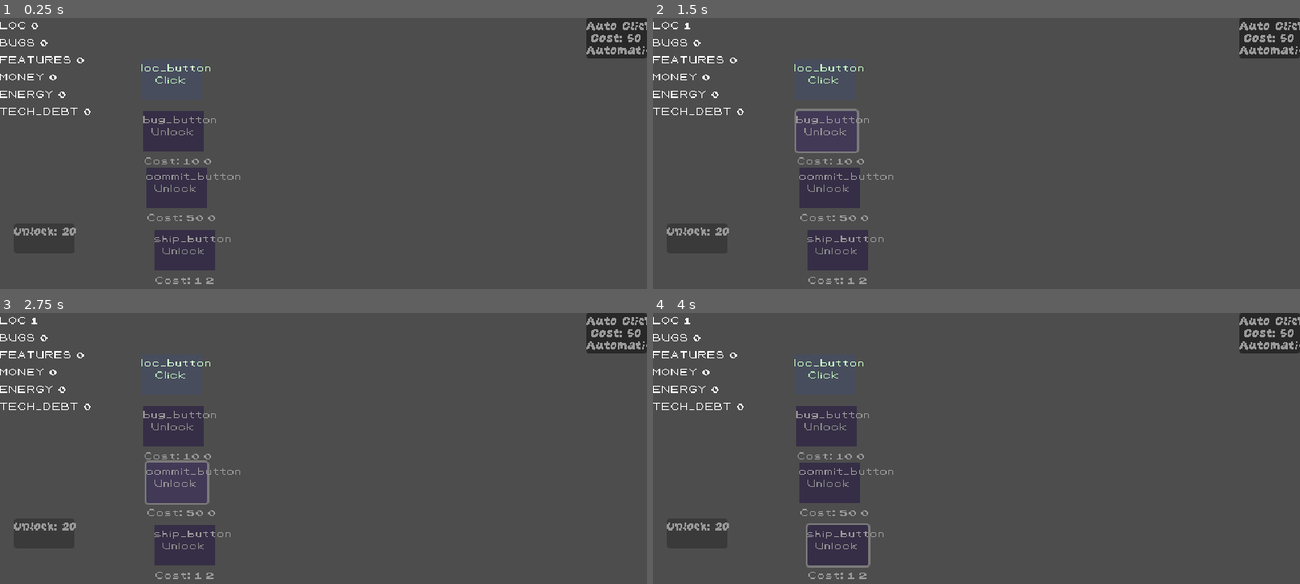
Above: before the commit, frames 1-4 (two rows, left to right).
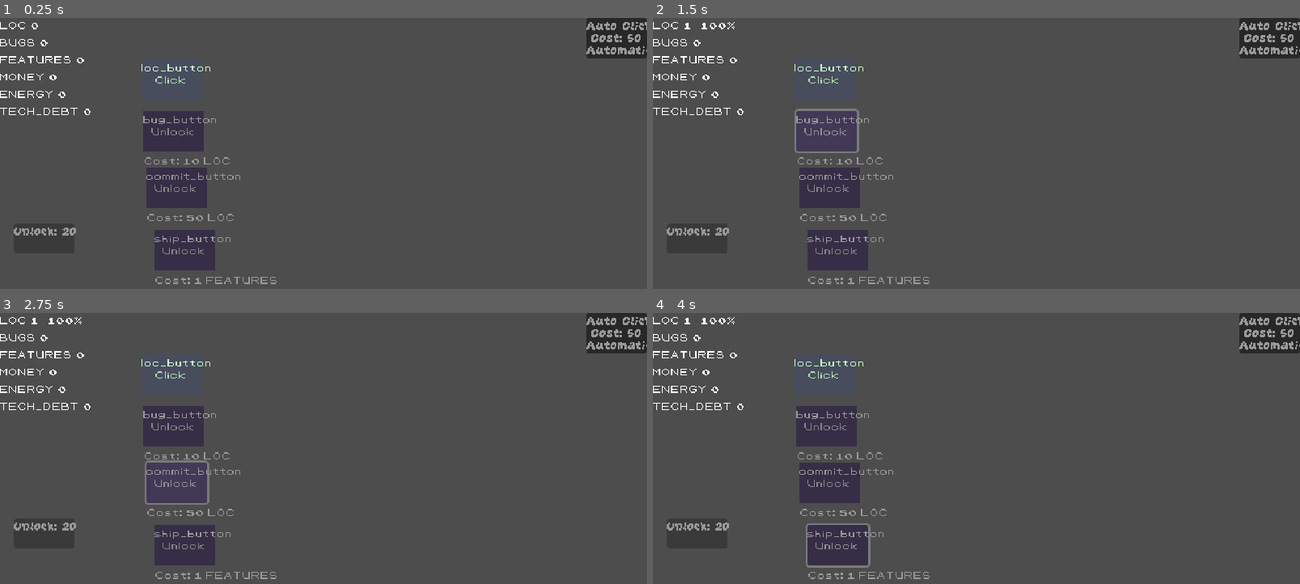
Above: after the commit, the same moments.

Repository: DenisLopata/idle_clicker_dev
Game: Godot game, scene res://scenes/levels/base_level.tscn
The game is run twice, just before and just after one commit, with the same random seed, the same clock (stepped at 60 frames per second) and the same inputs.
Inputs:
- Up to frame 1 (0.25 s): no input
- Up to frame 2 (1.5 s): click "Click" at 0.5 s; click "Unlock" at 1.25 s
- Up to frame 3 (2.75 s): click "Unlock" at 2 s
- Up to frame 4 (4 s): click "Unlock" at 2.75 s; click "Auto Clicker" at 3.5 s

The runs differ from the first frame. In frame 1, 0.2% of the frame differs, in the area x 31-43%, y 51-99%; in frame 2, 0.2%, in the area x 7-43%, y 1-99%; in frame 3, 0.2%; in frame 4, 0.2%.

Commit message:
Add rate and efficiency display to ResourceHUD
- ProductionSystem: Add rate tracking with rates_updated signal
- ProductionSystem: Track produced amounts per second
- ProductionSystem: Add get_bug_penalty() getter
- ResourceRow: Add set_rate() function to display +X.X/s
- ResourceHUD: Accept ProductionSystem and handle rate updates
- ResourceHUD: Display bug penalty as efficiency percentage on LOC row
- ActionButton: Fix resource type name display in cost label

🤖 Generated with [Claude Code](https://claude.ai/claude-code)

Co-Authored-By: Claude Opus 4.5 <noreply@anthropic.com>

Diff:
--- a/scenes/UI/resource_hud/resource_hud.gd
+++ b/scenes/UI/resource_hud/resource_hud.gd
@@ -7,10 +7,15 @@
 
 var _rows: Dictionary = {} # ResourceType -> ResourceRow
 var _game_state: GameState
+var _production_system: ProductionSystem
 
-func initialize(game_state: GameState) -> void:
+func initialize(game_state: GameState, production_system: ProductionSystem = null) -> void:
 	_game_state = game_state
 	_game_state.resource_changed.connect(_on_resource_changed)
+
+	if production_system:
+		_production_system = production_system
+		_production_system.rates_updated.connect(_on_rates_updated)
 
 	for rtype in ResourceTypes.ResourceType.values():
 		_create_row(rtype)
@@ -36,3 +41,14 @@
 		return
 
 	_rows[type].set_amount(new_value)
+
+func _on_rates_updated(rates: Dictionary) -> void:
+	# Update rates for each resource
+	for rtype in _rows.keys():
+		var rate = rates.get(rtype, 0.0)
+		_rows[rtype].set_rate(rate)
+
+	# Update efficiency (bug penalty) on LOC row
+	if _production_system and _rows.has(ResourceTypes.ResourceType.LOC):
+		var penalty = _production_system.get_bug_penalty()
+		_rows[ResourceTypes.ResourceType.LOC].set_efficiency(penalty)
--- a/scenes/UI/resource_hud/resource_row.gd
+++ b/scenes/UI/resource_hud/resource_row.gd
@@ -11,5 +11,11 @@
 func set_amount(value: float) -> void:
 	amount_label.text = str(int(value))
 
+func set_rate(value: float) -> void:
+	if value > 0:
+		rate_label.text = "+%.1f/s" % value
+	else:
+		rate_label.text = ""
+
 func set_efficiency(value: float) -> void:
 	efficiency_label.text = "%d%%" % int(value * 100)
--- a/scenes/components/action_button/action_button.gd
+++ b/scenes/components/action_button/action_button.gd
@@ -91,4 +91,5 @@
 
 func _update_cost_label() -> void:
 	if cost_label and not unlocked_action:
-		cost_label.text = "Cost: %d %s" % [unlock_cost, str(unlock_cost_type)]
+		var type_txt: String = ResourceTypes.ResourceType.keys()[unlock_cost_type]
+		cost_label.text = "Cost: %d %s" % [unlock_cost, str(type_txt)]
--- a/scenes/levels/base_level.gd
+++ b/scenes/levels/base_level.gd
@@ -30,7 +30,7 @@
 
 	production_system.initialize(GameState)
 
-	resource_hud.initialize(GameState)
+	resource_hud.initialize(GameState, production_system)
 
 func _on_resource_changed(_type: int, _new_value: float) -> void:
 	# Update UI, show all resources in a single label or dedicated labels
--- a/scripts/production_system/production_system.gd
+++ b/scripts/production_system/production_system.gd
@@ -1,5 +1,7 @@
+class_name ProductionSystem
 extends Node
-class_name ProductionSystem
+
+signal rates_updated(rates: Dictionary)
 
 @export var rules: Array[ProductionRule] = []
 
@@ -9,6 +11,13 @@
 var _modifiers: Dictionary = {}
 
 var _game_state: GameState
+
+# Rate tracking
+var _rate_window: float = 1.0  # Calculate rate over 1 second
+var _rate_accumulator: Dictionary = {}  # ResourceType -> accumulated amount
+var _current_rates: Dictionary = {}  # ResourceType -> rate per second
+var _rate_timer: float = 0.0
+var _bug_penalty: float = 1.0  # Current bug penalty multiplier
 
 func initialize(game_state: GameState) -> void:
 	_game_state = game_state
@@ -21,6 +30,14 @@
 	for rule in rules:
 		_accumulators[rule.id] = 0.0
 		_last_seen_amount[rule.id] = _game_state.get_resource(rule.source)
+
+func _process(delta: float) -> void:
+	_rate_timer += delta
+	if _rate_timer >= _rate_window:
+		_current_rates = _rate_accumulator.duplicate()
+		_rate_accumulator.clear()
+		_rate_timer = 0.0
+		rates_updated.emit(_current_rates)
 
 func _on_resource_changed(
 	type: ResourceTypes.ResourceType,
@@ -72,10 +89,13 @@
 		return
 
 	_accumulators[rule.id] = acc - times * rule.source_amount
-	_game_state.add_resource(
-		rule.target,
-		times * rule.target_amount
-	)
+	var produced_amount = times * rule.target_amount
+	_game_state.add_resource(rule.target, produced_amount)
+
+	# Track for rate calculation
+	if not _rate_accumulator.has(rule.target):
+		_rate_accumulator[rule.target] = 0.0
+	_rate_accumulator[rule.target] += produced_amount
 
 func add_modifier(modifier: RuleModifier) -> void:
 	if not _modifiers.has(modifier.rule_id):
@@ -92,22 +112,27 @@
 
 	return max(result, 0.0)
 
+func get_bug_penalty() -> float:
+	return _bug_penalty
+
 func update_bug_penalties() -> void:
 	var bugs := _game_state.get_resource(ResourceTypes.ResourceType.BUGS)
 
-	# Remove previous BugPenaltyModifiers first
+	# Calculate penalty once (same for all rules)
+	var stacks := int(bugs / 10)
+	var penalty := 1.0 - stacks * 0.05
+	penalty = max(penalty, 0.1)  # never go below 10% efficiency
+	_bug_penalty = penalty
+
+	# Remove previous BugPenaltyModifiers and apply new ones
 	for rule in rules:
 		if _modifiers.has(rule.id):
 			_modifiers[rule.id] = _modifiers[rule.id].filter(func(m):
 				return m is not BugPenaltyModifier
 			)
 
-		# Apply new Bug penalty if there are bugs
+		# Apply Bug penalty if there are bugs
 		if bugs > 0:
-			var stacks := int(bugs / 10) # or use BugPenaltyModifier.bugs_per_stack
-			var penalty := 1.0 - stacks * 0.05
-			penalty = max(penalty, 0.1) # never go below 10% efficiency
-
 			var mod := BugPenaltyModifier.new()
 			mod.rule_id = rule.id
 			mod.multiplier = penalty
